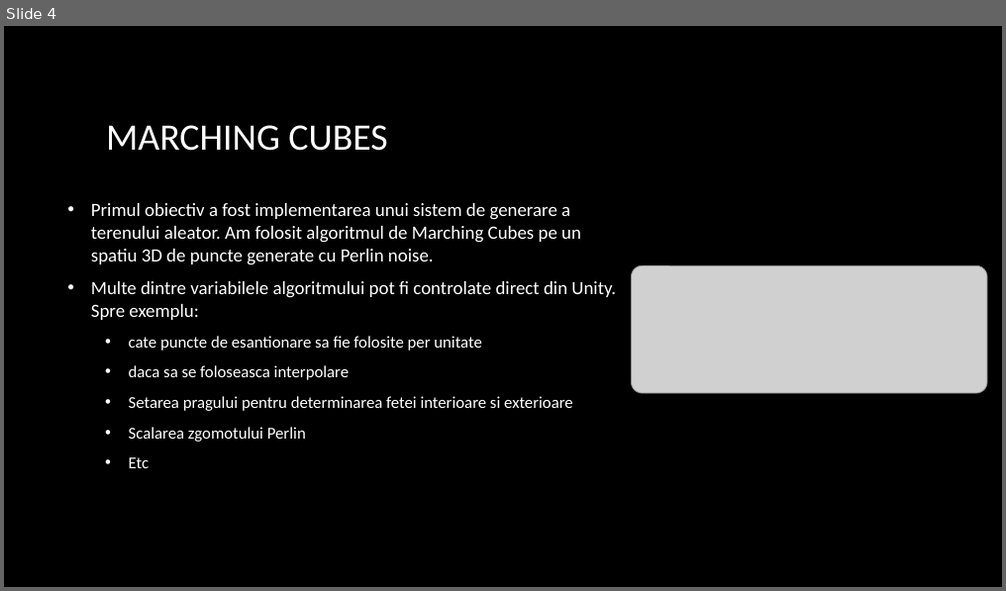
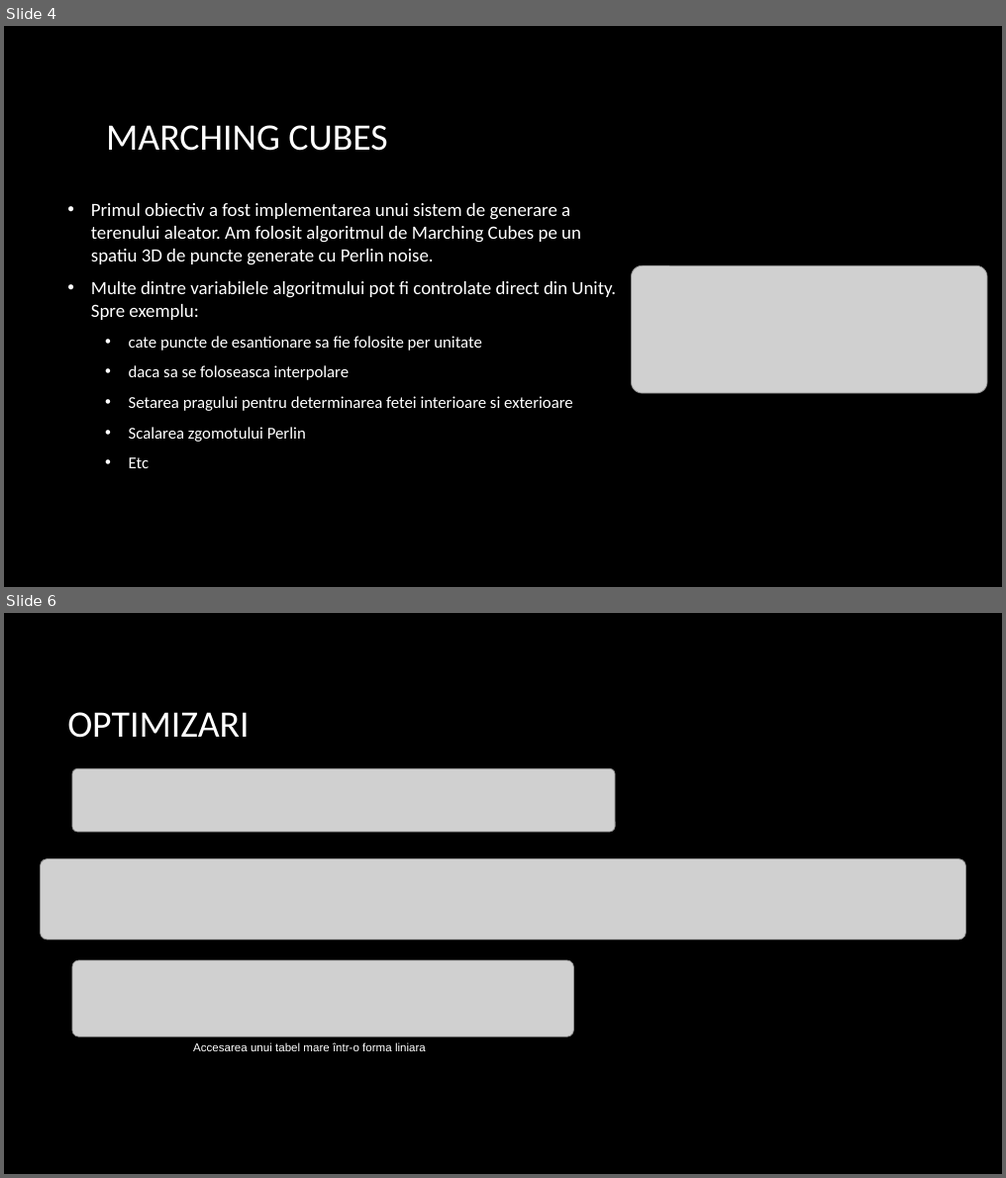
Before and after one commit to AntonVonDelta/ProiectPAS, a slide deck: Prezentare/OceanExploration.pptx. Shown one above the other, each under a label of ours: slide 4 before the commit, slides 4 and 6 after it; the slides between them are not shown. The pictures are 1006x591 and 1006x1178 pixels, drawn with LibreOffice and Linux fonts; fonts in the diff are those of the drawing; grey boxes stand for pictures; background and template pictures are left out. Boxes give left, top, right and bottom in pixels: in the first picture for what was removed or moved away, otherwise in the second. Text is boxed around its words. In the diff, an @@ line names an element or a change of style, - is before the commit and + after.

```diff
--- a/Prezentare/OceanExploration.pptx
+++ b/Prezentare/OceanExploration.pptx
@@ slide 6 added at (4,613,1002,1174), background picture (left out) @@
@@ title added at (67,712,249,738), 36 pt, text #FFFFFF @@
+OPTIMIZARI
@@ picture added at (72,768,615,832) @@
@@ picture added at (40,860,966,940) @@
@@ picture added at (72,960,573,1037) @@
@@ text added at (193,1043,426,1052), 11 pt, text #FFFFFF @@
+Accesarea unui tabel mare într-o forma liniara
```
Also in this commit, not shown: 1 slide changed, 3 other slides added, 2 other files.
